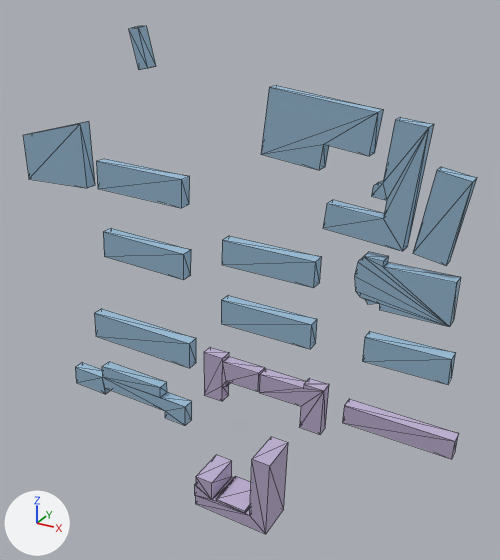
Renders of the OBJ model src/kickboard_sim/models/knu_campus/meshes/buildings_k17.obj from each side of a commit.
One viewpoint serves both versions: a camera (50 mm lens) standing at (131.0, -373.0, -128.0) and looking at (-75.0, 2.0, -316.0). The axes (+X, +Y, +Z) are drawn at lower left. The lights are the same throughout. The older version comes first. Mesh edges are drawn as thin lines. Where no turn or scale is listed for an object, it has been applied to the vertices.

Objects in the first picture: 'buildings_k17'.
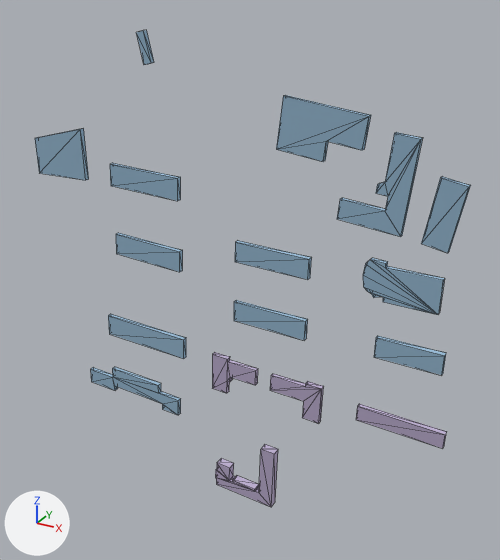
Pixel boxes [x1, y1, x2, y2] of what changed, in the pictures (500 x 560 px; the box of a moved part takes in the faces that stretch with it):
'buildings_k17', reshaped (6% shorter)
    before: [23, 26, 477, 534]
    after: [35, 30, 471, 507]
part 1 of me_buildings_k17, moved or reshaped
    before: [261, 85, 383, 170]
    after: [276, 95, 371, 162]
part 2 of me_buildings_k17, moved or reshaped
    before: [96, 159, 190, 208]
    after: [110, 163, 181, 201]
part 3 of me_buildings_k17, moved or reshaped
    before: [103, 228, 191, 280]
    after: [116, 233, 183, 272]
part 4 of me_buildings_k17, moved or reshaped
    before: [222, 236, 322, 288]
    after: [235, 241, 312, 280]
part 5 of me_buildings_k17, moved or reshaped
    before: [323, 117, 434, 251]
    after: [337, 132, 423, 237]
part 6 of me_buildings_k17, moved or reshaped
    before: [413, 167, 477, 265]
    after: [421, 176, 471, 253]
part 7 of me_buildings_k17, moved or reshaped
    before: [362, 331, 456, 385]
    after: [374, 336, 446, 375]
part 8 of me_buildings_k17, moved or reshaped
    before: [221, 296, 317, 349]
    after: [234, 300, 308, 340]
part 9 of me_buildings_k17, moved or reshaped
    before: [94, 309, 196, 368]
    after: [108, 314, 186, 359]
part 10 of me_buildings_k17, moved or reshaped
    before: [204, 347, 265, 401]
    after: [212, 352, 258, 393]
part 11 of me_buildings_k17, moved or reshaped
    before: [75, 362, 192, 425]
    after: [90, 367, 181, 415]
part 12 of me_buildings_k17, moved or reshaped
    before: [342, 399, 459, 459]
    after: [356, 404, 447, 448]
part 13 of me_buildings_k17, moved or reshaped
    before: [23, 122, 95, 188]
    after: [35, 128, 89, 180]
part 14 of me_buildings_k17, moved or reshaped
    before: [129, 26, 156, 70]
    after: [136, 30, 154, 65]
part 15 of me_buildings_k17, moved or reshaped
    before: [194, 437, 288, 534]
    after: [215, 444, 278, 507]
part 16 of me_buildings_k17, moved or reshaped
    before: [355, 252, 461, 327]
    after: [363, 258, 445, 315]
part 17 of me_buildings_k17, moved or reshaped
    before: [259, 369, 329, 434]
    after: [270, 374, 324, 423]

What changed in the scene script:
```text
Change me_buildings_k17:
    remove me_buildings_k17.from_pydata(...)  # 230 vertices, 311 faces; spans x -259.0..73.0, y -29.0..0.0, z -499.0..-157.0
    add me_buildings_k17.from_pydata(...)  # 230 vertices, 311 faces; spans x -253.0..66.0, y -6.0..0.0, z -495.0..-160.0
    me_buildings_k17 part 1: the loose piece of 12 vertices spanning x -62.0..9.0, y -9.0..0.0, z -232.0..-187.0 is scaled about its middle by (0.8, 0.386, 0.8), then moved by (0.0, 3.0, -1.0)
    me_buildings_k17 part 2: the loose piece of 8 vertices spanning x -192.0..-120.0, y -9.0..0.0, z -270.0..-247.0 is scaled about its middle by (0.8, 0.386, 0.8), then moved by (0.0, 3.0, 0.0)
    me_buildings_k17 part 3: the loose piece of 8 vertices spanning x -192.0..-121.0, y -9.0..0.0, z -322.0..-298.0 is scaled about its middle by (0.8, 0.386, 0.8), then moved by (0.0, 3.0, 0.0)
    me_buildings_k17 part 4: the loose piece of 8 vertices spanning x -91.0..-23.0, y -9.0..0.0, z -306.0..-287.0 is scaled about its middle by (0.8, 0.386, 0.8), then moved by (0.0, 3.0, 0.0)
    me_buildings_k17 part 5: the loose piece of 20 vertices spanning x -19.0..38.0, y -9.0..0.0, z -272.0..-199.0 is scaled about its middle by (0.8, 0.386, 0.8), then moved by (1.0, 3.0, -1.0)
    me_buildings_k17 part 6: the loose piece of 8 vertices spanning x 36.0..64.0, y -9.0..0.0, z -276.0..-223.0 is scaled about its middle by (0.8, 0.386, 0.8), then moved by (0.0, 3.0, 0.0)
    me_buildings_k17 part 7: the loose piece of 8 vertices spanning x 11.0..65.0, y -9.0..0.0, z -350.0..-332.0 is scaled about its middle by (0.8, 0.386, 0.8), then moved by (0.0, 3.0, 0.0)
    me_buildings_k17 part 8: the loose piece of 8 vertices spanning x -92.0..-24.0, y -9.0..0.0, z -350.0..-330.0 is scaled about its middle by (0.8, 0.386, 0.8), then moved by (0.0, 3.0, 0.0)
    me_buildings_k17 part 9: the loose piece of 8 vertices spanning x -208.0..-119.0, y -9.0..0.0, z -392.0..-368.0 is scaled about its middle by (0.8, 0.386, 0.8), then moved by (0.0, 3.0, 0.0)
    me_buildings_k17 part 10: the loose piece of 20 vertices spanning x -108.0..-62.0, y -9.0..0.0, z -412.0..-375.0 is scaled about its middle by (0.8, 0.386, 0.8), then moved by (-1.0, 3.0, 0.0)
    me_buildings_k17 part 11: the loose piece of 24 vertices spanning x -234.0..-125.0, y -9.0..0.0, z -444.0..-415.0 is scaled about its middle by (0.8, 0.386, 0.8), then moved by (1.0, 3.0, 0.0)
    me_buildings_k17 part 12: the loose piece of 8 vertices spanning x 0.0..73.0, y -9.0..0.0, z -401.0..-385.0 is scaled about its middle by (0.8, 0.386, 0.8), then moved by (0.0, 3.0, 0.0)
    me_buildings_k17 part 13: the loose piece of 8 vertices spanning x -259.0..-202.0, y -9.0..0.0, z -268.0..-222.0 is scaled about its middle by (0.8, 0.386, 0.8), then moved by (0.0, 3.0, -1.0)
    me_buildings_k17 part 14: the loose piece of 8 vertices spanning x -155.0..-142.0, y -9.0..0.0, z -183.0..-157.0 is scaled about its middle by (0.8, 0.386, 0.8), then moved by (0.0, 3.0, 0.0)
    me_buildings_k17 part 15: the loose piece of 32 vertices spanning x -106.0..-43.0, y -29.0..0.0, z -499.0..-436.0 is scaled about its middle by (0.8, 0.222, 0.8), then moved by (-2.0, 11.0, -2.0)
    me_buildings_k17 part 16: the loose piece of 26 vertices spanning x 2.0..62.0, y -9.0..0.0, z -312.0..-280.0 is scaled about its middle by (0.8, 0.386, 0.8), then moved by (-3.0, 3.0, 0.0)
    me_buildings_k17 part 17: the loose piece of 16 vertices spanning x -62.0..-14.0, y -9.0..0.0, z -414.0..-378.0 is scaled about its middle by (0.8, 0.386, 0.8), then moved by (1.0, 3.0, 1.0)
```
